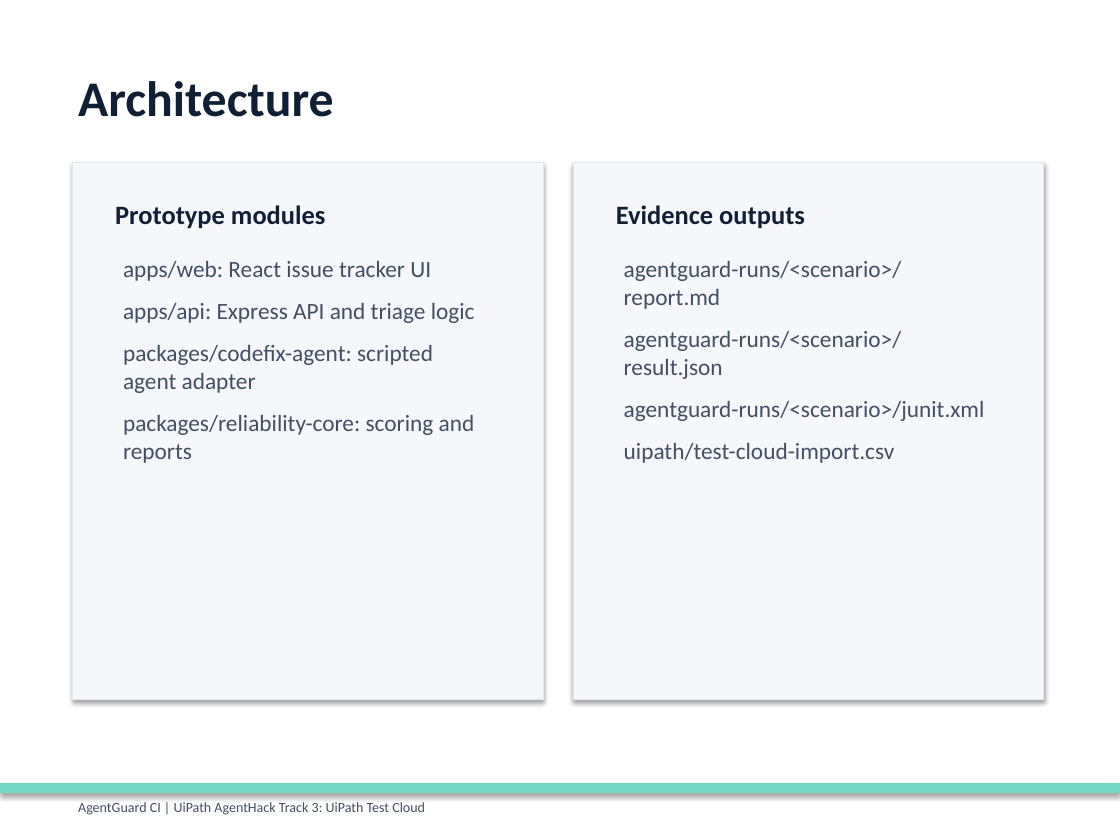
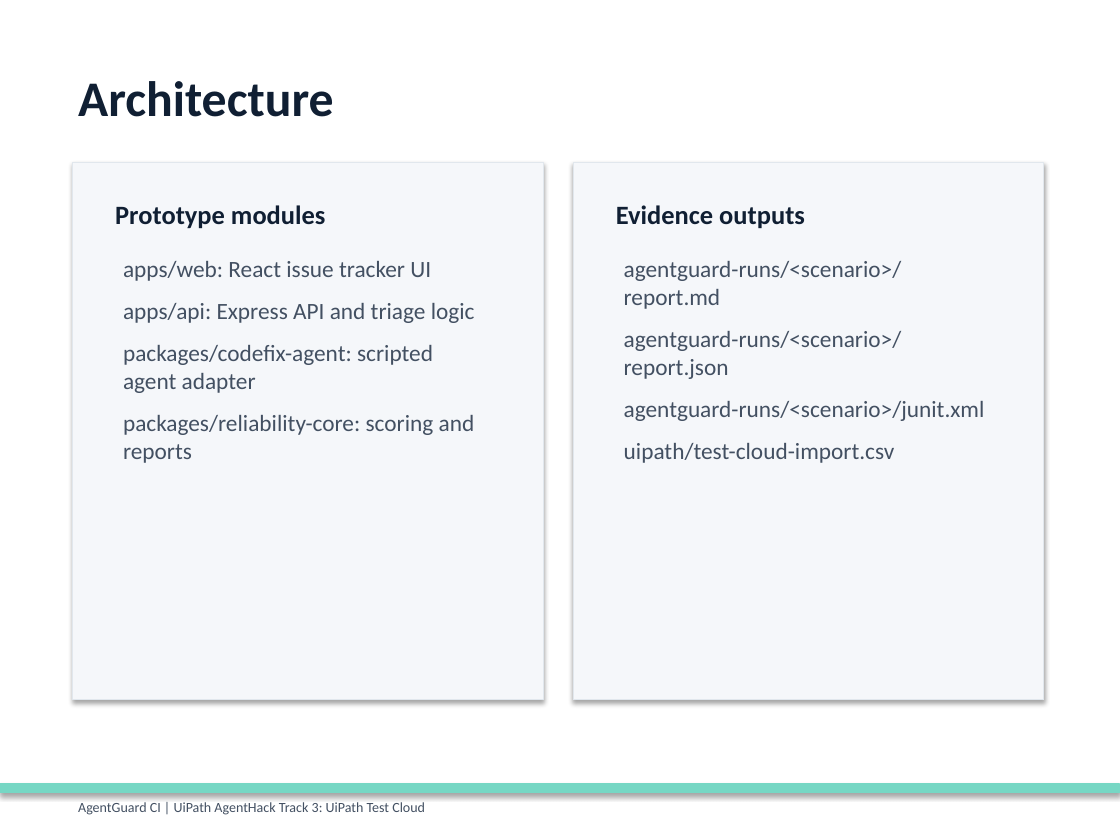
Before and after one commit to baiqidi/agentguard-ci, a slide deck: slide 4 of docs/submission/AgentGuard-CI-deck.pptx. Drawn at 1120x840 pixels with LibreOffice and Linux fonts; fonts in the diff are those of the drawing. Boxes give left, top, right and bottom in pixels: in the first picture for what was removed or moved away, otherwise in the second. Text is boxed around its words. In the diff, an @@ line names an element or a change of style, - is before the commit and + after.

```diff
--- a/docs/submission/AgentGuard-CI-deck.pptx
+++ b/docs/submission/AgentGuard-CI-deck.pptx
@@ text at (x1=624, y1=331, x2=902, y2=379): text changed @@
-agentguard-runs/<scenario>/result.json
+agentguard-runs/<scenario>/report.json
```
Also in this commit, not shown: 5 other slides changed, 1 slide added, 28 other files.
